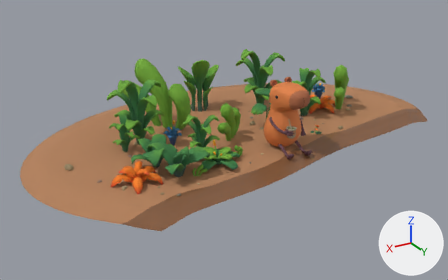
The glTF model apps/website/public/models/riverside/hero.glb: old version first, new version second.
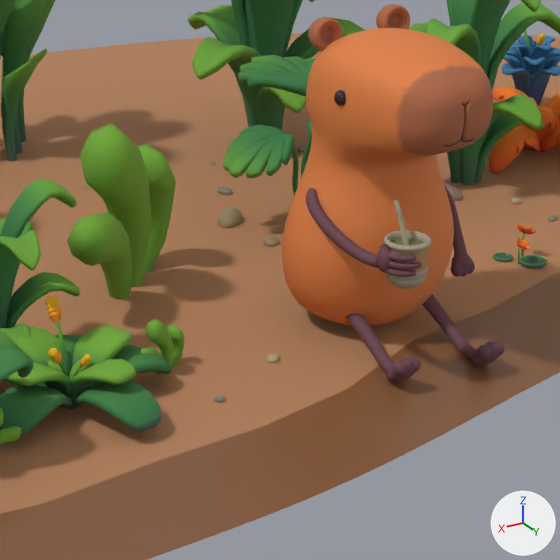
Old and new are each drawn whole from a camera (50 mm lens) standing at (19.2, 25.69, 14.12) and looking at (1.75, -3.39, -0.42) and again close up on the part from 45% to 72% of the width and 27% to 71% of the height. The axes (+X, +Y, +Z) are drawn at lower right. The lights are the same throughout. The last two pictures show the newer version. Where no turn or scale is listed for an object, it has been applied to the vertices.

The first close-up shows 'Body • soft continuous head and belly.001', 'Pack plant 001 • Plant.002', 'Pack plant 014 • Plant.002', 'Pack plant 015 • Plant.002', 'Pack plant 016 • Plant.002', 'Pack plant 017 • Plant.002', 'Pack plant 028 • Plant.002', 'Pack plant 029 • Plant.002', 'Pack plant 074 • Plant.002', 'Pack plant 078 • Plant.002', 'Right • seamless arm and three-finger paw.001', 'Warm sculpted riverbank.002' and 19 more.
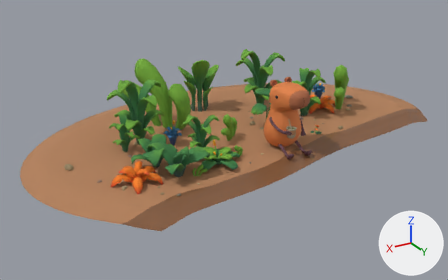
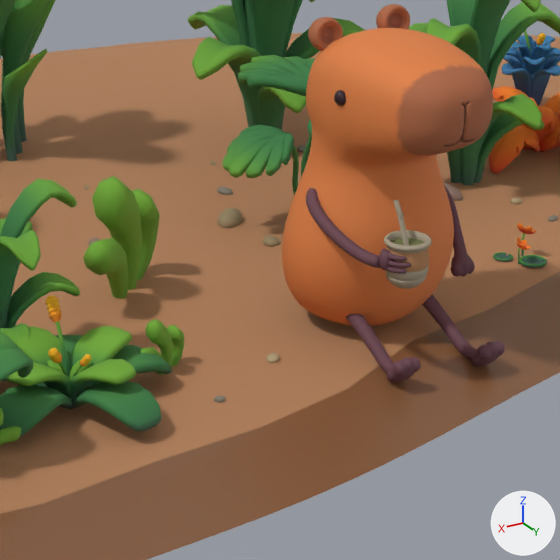
Where the change shows, as pixel boxes [x1, y1, x2, y2] in the close-ups (560 x 560 px):
'Pack plant 016 • Plant.002', rescaled (29% narrower, 31% shorter): before [67, 123, 176, 299]; after [83, 176, 160, 298]

Patch to the scene script:
```diff
--- a/apps/website/public/models/riverside/hero.glb.py
+++ b/apps/website/public/models/riverside/hero.glb.py
@@ ob_pack_plant_016___plant_002 @@
 ob_pack_plant_016___plant_002.rotation_euler = (0.0, 0.0, -0.255)  # degrees (0, 0, -15)
-ob_pack_plant_016___plant_002.scale = (2.41, 2.41, 2.41)
+ob_pack_plant_016___plant_002.scale = (1.71, 1.71, 1.71)
```
